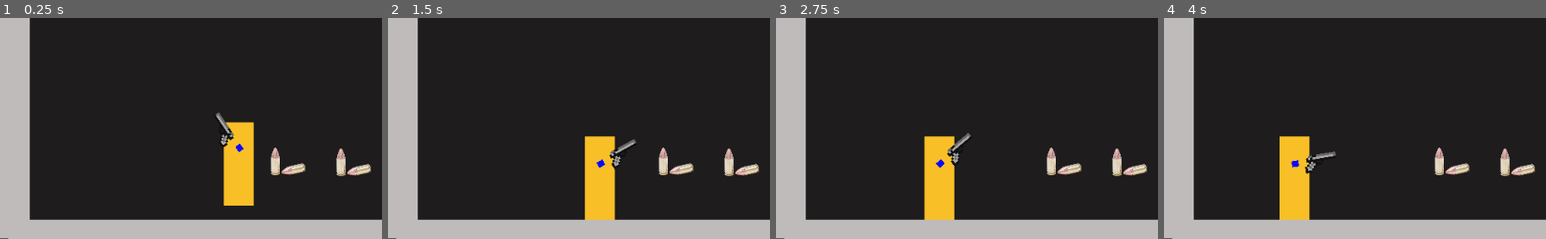
Above: before the commit, frames 1-4 (left to right).
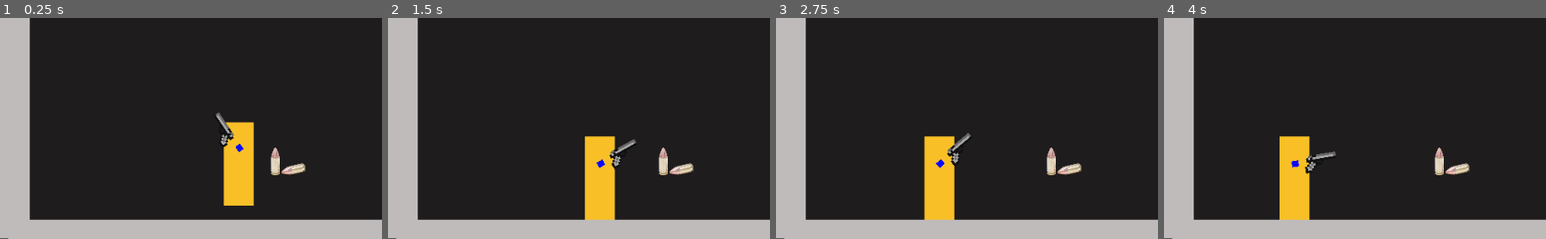
Above: after the commit, the same moments.

Repository: RubyEnoshima/JuegoRE
Game: Godot game, scene res://mapaDebug.tscn
The game is run twice, just before and just after one commit, with the same random seed, the same clock (stepped at 60 frames per second) and the same inputs. Sound files missing from this copy of the repository are replaced by a short silence.
Inputs (mouse positions are % of the whole screen's width and height, from its top left):
- Up to frame 1 (0.25 s): no input
- Up to frame 2 (1.5 s): move the mouse to (72, 45) at 0.52 s; tap E (coger, bound only after the commit) at 0.6 s; tap Enter at 1.25 s; move the mouse to (30, 55) at 1.27 s; hold Left (mov_izq) from 1.28 s (still down); tap Shift (correr) at 1.35 s
- Up to frame 3 (2.75 s): tap E (coger, bound only after the commit) at 1.55, 2.3 s; move the mouse to (60, 27) at 2.02 s; release Left (mov_izq) at 2.03 s; click (60, 27) at 2.1 s
- Up to frame 4 (4 s): tap Space at 2.75 s; move the mouse to (45, 70) at 2.77 s; tap Right (mov_der) at 2.85 s; tap E (coger, bound only after the commit) at 3.05, 3.8 s; tap Enter at 3.5 s; move the mouse to (80, 65) at 3.52 s; hold Left (mov_izq) from 3.53 s (still down); tap R (recargar) at 3.6 s
The pictures show only the part of the screen within x 0-50%, y 50-100%; the shares and areas given below are measured in that part.

The runs differ from the first frame. In frame 1, 0.5% of the frame differs, in the area x 88-98%, y 59-72%; in frame 2, 0.5%; in frame 3, 0.5%; in frame 4, 0.5%.

Commit message:
Objeto interactuable

Diff:
--- a/Escenas/Objetos/MunicionPistola.gd
+++ b/Escenas/Objetos/MunicionPistola.gd
@@ -3,7 +3,6 @@
 
 export var cantidad = 7
 
-func _on_Objeto_body_entered(body):
-	if body is Personaje:
-		Inventario.balasPistola += cantidad
-	._on_Objeto_body_entered(body)
+func interactuar():
+	Inventario.balasPistola += cantidad
+	.interactuar()
--- a/Escenas/Objetos/ObjetoRecogible.gd
+++ b/Escenas/Objetos/ObjetoRecogible.gd
@@ -1,20 +1,23 @@
 class_name ObjetoRecogible
 extends Area2D
 
+var aura = preload("res://aura.tres")
 var focus = false
-var aura = preload("res://aura.tres")
+
+func _ready():
+	input_pickable = true
 
 func _process(delta):
-	var mouse = get_global_mouse_position()
-	var width = $Sprite.texture.get_width()*$Sprite.scale.x / 2
-	var height = $Sprite.texture.get_height()*$Sprite.scale.y/2
-	var enFocus = mouse.x >= position.x - width and mouse.x <= position.x + width and mouse.y >= position.y - height and mouse.y <= position.y + height
-	if !focus and enFocus:
-		$Sprite.material = aura
-	elif focus and !enFocus:
-		focus = false
-		$Sprite.material = null
+	if focus and Input.is_action_just_pressed("coger"):
+		interactuar()
 
-func _on_Objeto_body_entered(body):
-	if body is Personaje:
-		queue_free()
+func interactuar():
+	queue_free()
+
+func _on_Objeto_mouse_entered():
+	$Sprite.material = aura
+	focus = true
+
+func _on_Objeto_mouse_exited():
+	$Sprite.material = null
+	focus = false
--- a/Escenas/Objetos/ObjetoRecogible.tscn
+++ b/Escenas/Objetos/ObjetoRecogible.tscn
@@ -3,7 +3,9 @@
 [ext_resource path="res://Escenas/Objetos/ObjetoRecogible.gd" type="Script" id=1]
 
 [node name="Objeto" type="Area2D"]
+collision_layer = 1025
 script = ExtResource( 1 )
 
 [node name="Sprite" type="Sprite" parent="."]
-[connection signal="body_entered" from="." to="." method="_on_Objeto_body_entered"]
+[connection signal="mouse_entered" from="." to="." method="_on_Objeto_mouse_entered"]
+[connection signal="mouse_exited" from="." to="." method="_on_Objeto_mouse_exited"]
--- a/aura.tres
+++ b/aura.tres
@@ -4,5 +4,5 @@
 
 [resource]
 shader = ExtResource( 1 )
-shader_param/aura_width = 4.0
-shader_param/aura_color = Color( 0.0627451, 0.309804, 0.596078, 0.658824 )
+shader_param/aura_width = 10.0
+shader_param/aura_color = Color( 0.596078, 0.0745098, 0.0627451, 0.658824 )
--- a/mapaDebug.tscn
+++ b/mapaDebug.tscn
@@ -16,6 +16,7 @@
 [node name="ColorRect" type="ColorRect" parent="Paredes"]
 margin_right = 1027.0
 margin_bottom = 599.0
+mouse_filter = 2
 color = Color( 0.121569, 0.113725, 0.113725, 1 )
 __meta__ = {
 "_edit_use_anchors_": false
@@ -24,6 +25,7 @@
 [node name="ColorRect2" type="ColorRect" parent="Paredes"]
 margin_right = 40.0
 margin_bottom = 599.0
+mouse_filter = 2
 color = Color( 0.752941, 0.737255, 0.737255, 1 )
 __meta__ = {
 "_edit_use_anchors_": false
@@ -35,6 +37,7 @@
 margin_right = 51.0
 margin_bottom = 998.0
 rect_rotation = -90.0
+mouse_filter = 2
 color = Color( 0.752941, 0.737255, 0.737255, 1 )
 __meta__ = {
 "_edit_use_anchors_": false
@@ -46,6 +49,7 @@
 margin_right = 51.0
 margin_bottom = 1598.52
 rect_rotation = -90.0
+mouse_filter = 2
 color = Color( 0.752941, 0.737255, 0.737255, 1 )
 __meta__ = {
 "_edit_use_anchors_": false
@@ -55,6 +59,7 @@
 margin_left = 987.767
 margin_right = 1027.77
 margin_bottom = 599.0
+mouse_filter = 2
 color = Color( 0.752941, 0.737255, 0.737255, 1 )
 __meta__ = {
 "_edit_use_anchors_": false
@@ -81,6 +86,5 @@
 
 [node name="MunicionPistola" parent="." instance=ExtResource( 1 )]
 position = Vector2( 370, 510 )
-
-[node name="MunicionPistola2" parent="." instance=ExtResource( 1 )]
-position = Vector2( 458, 511 )
+collision_layer = 1
+[connection signal="body_entered" from="MunicionPistola" to="MunicionPistola" method="_on_Objeto_body_entered"]
--- a/project.godot
+++ b/project.godot
@@ -81,6 +81,12 @@
 "events": [ Object(InputEventKey,"resource_local_to_scene":false,"resource_name":"","device":0,"alt":false,"shift":false,"control":false,"meta":false,"command":false,"pressed":false,"scancode":82,"unicode":0,"echo":false,"script":null)
  ]
 }
+coger={
+"deadzone": 0.5,
+"events": [ Object(InputEventKey,"resource_local_to_scene":false,"resource_name":"","device":0,"alt":false,"shift":false,"control":false,"meta":false,"command":false,"pressed":false,"scancode":69,"unicode":0,"echo":false,"script":null)
+, Object(InputEventMouseButton,"resource_local_to_scene":false,"resource_name":"","device":0,"alt":false,"shift":false,"control":false,"meta":false,"command":false,"button_mask":0,"position":Vector2( 0, 0 ),"global_position":Vector2( 0, 0 ),"factor":1.0,"button_index":2,"pressed":false,"doubleclick":false,"script":null)
+ ]
+}
 
 [rendering]
 
